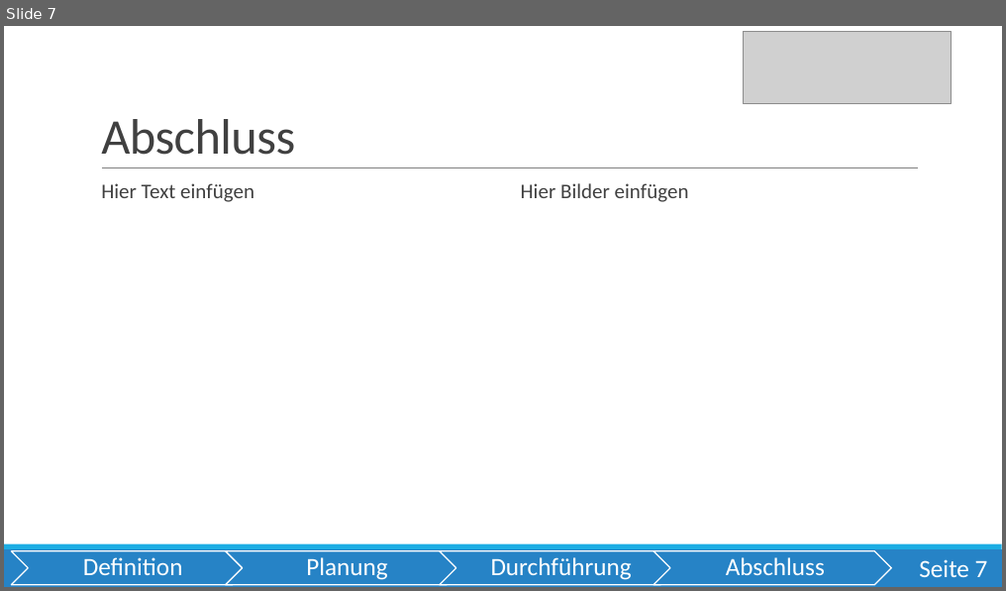
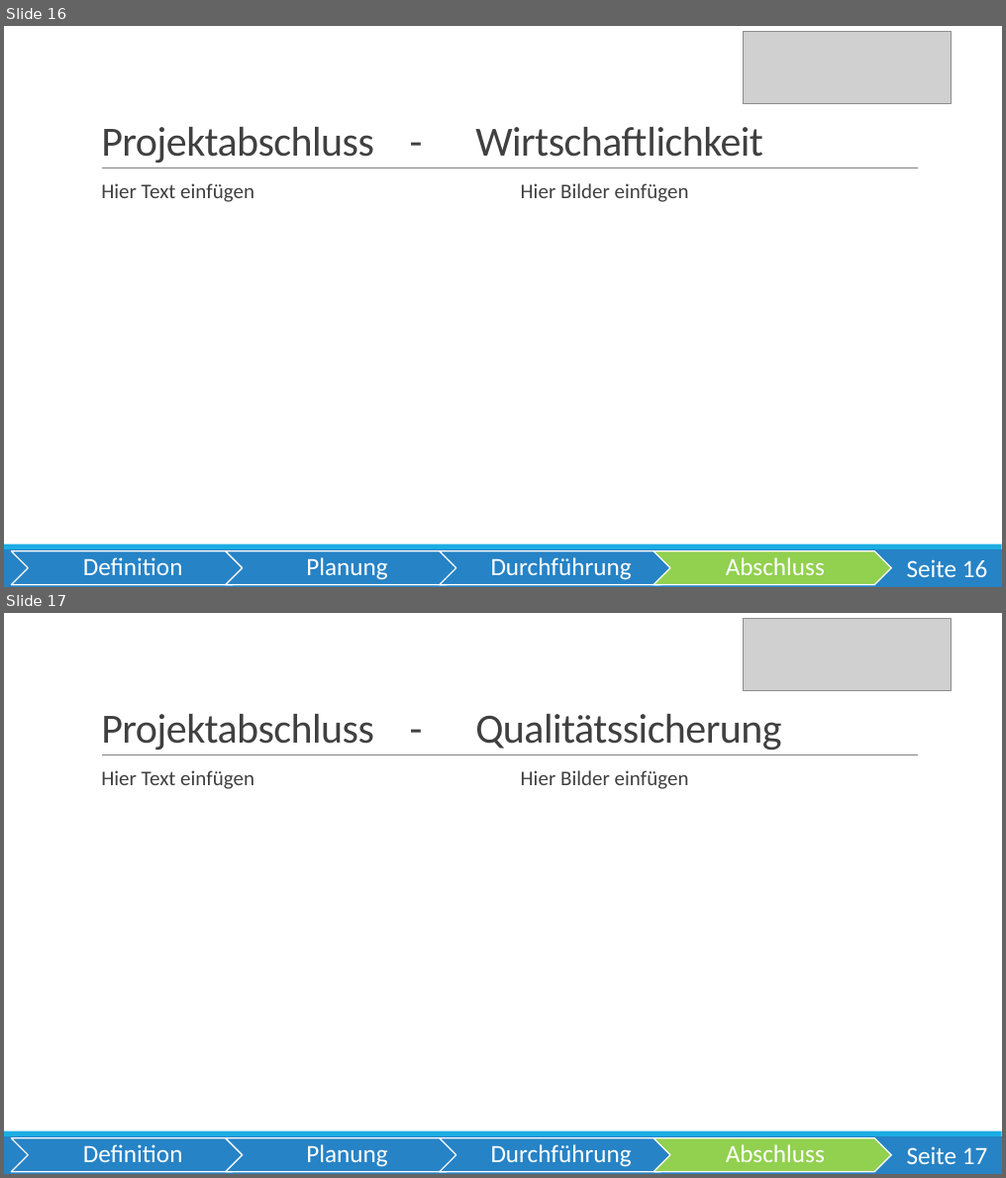
Before and after one commit to OberstufenprojektVOIP/OSP_VOIP, a slide deck: Pr-sentation/Präsentation VoIP Echt.pptx. Shown one above the other, each under a label of ours: slide 7 before the commit, slides 16 and 17 after it. The pictures are 1006x591 and 1006x1178 pixels, drawn with LibreOffice and Linux fonts; fonts in the diff are those of the drawing; grey boxes stand for pictures. Boxes give left, top, right and bottom in pixels: in the first picture for what was removed or moved away, otherwise in the second. Text is boxed around its words. In the diff, an @@ line names an element or a change of style, - is before the commit and + after.

```diff
--- a/Pr-sentation/Präsentation VoIP Echt.pptx
+++ b/Pr-sentation/Präsentation VoIP Echt.pptx
@@ slide 17 added at [4, 613, 1002, 1174], background #FFFFFF; not listed: 3 template elements that a slide beside it also shows @@
@@ picture added at [744, 618, 951, 691] @@
@@ title added at [101, 714, 781, 750], 40 pt, text #404040 @@
+Projektabschluss - Qualitätssicherung
@@ text added at [101, 770, 254, 789], 20 pt, text #404040 @@
+  Hier Text einfügen
@@ text added at [521, 770, 689, 789], 20 pt, text #404040 @@
+  Hier Bilder einfügen
@@ group added at [12, 1139, 892, 1172]: 4 chevrons, 4 texts @@
+Definition
+Planung
+Durchführung
+Abschluss
@@ page number added at [907, 1147, 988, 1164], 24 pt, text #FFFFFF @@
+Seite 17
@@ what was slide 7 is now slide 16 @@
@@ slide 16 changed as well @@
@@ title at [101, 127, 763, 163]: text changed; size 48 to 40 pt @@
-Abschluss
+Projektabschluss - Wirtschaftlichkeit
@@ chevron at [653, 552, 892, 585]: fill #2683C6 to #92D050 @@
@@ page number at [907, 560, 988, 577]: text changed @@
-Seite 7
+Seite 16
```
Also in this commit, not shown: 7 other slides changed, 9 other slides added, 1 slide removed.
